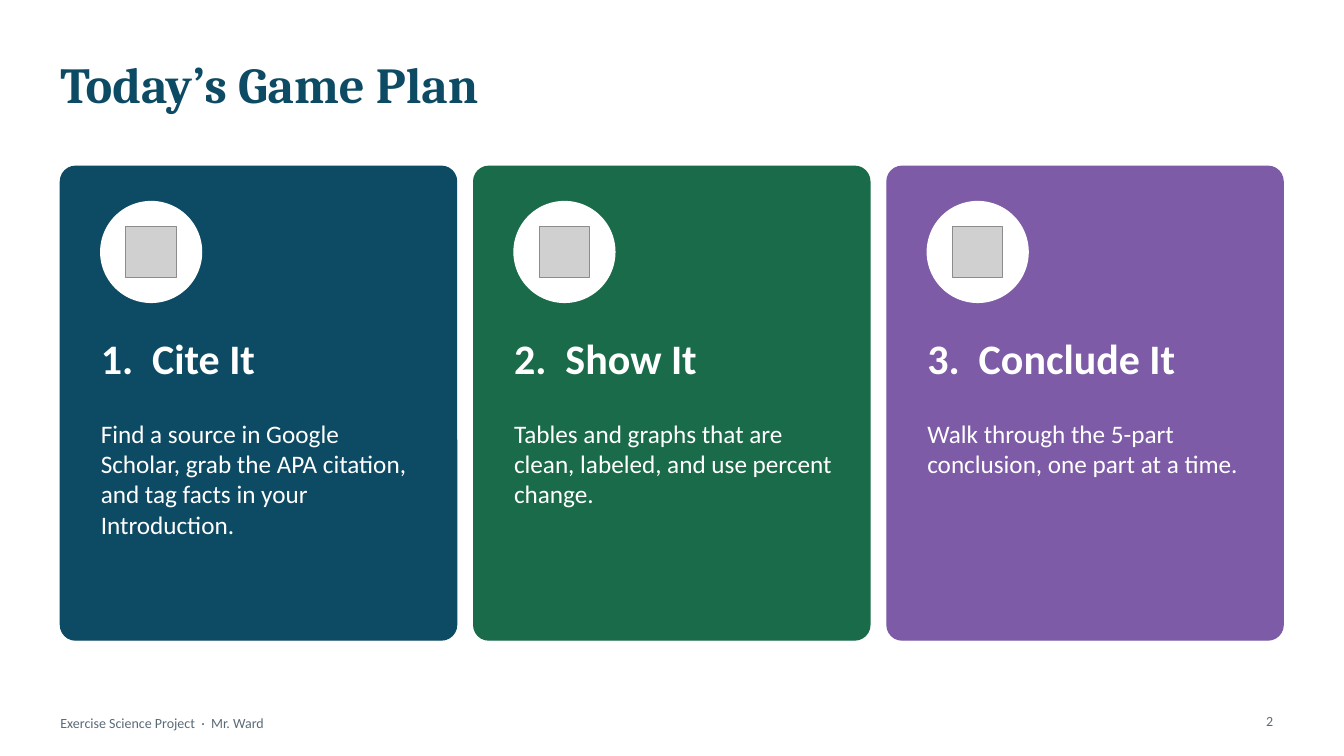
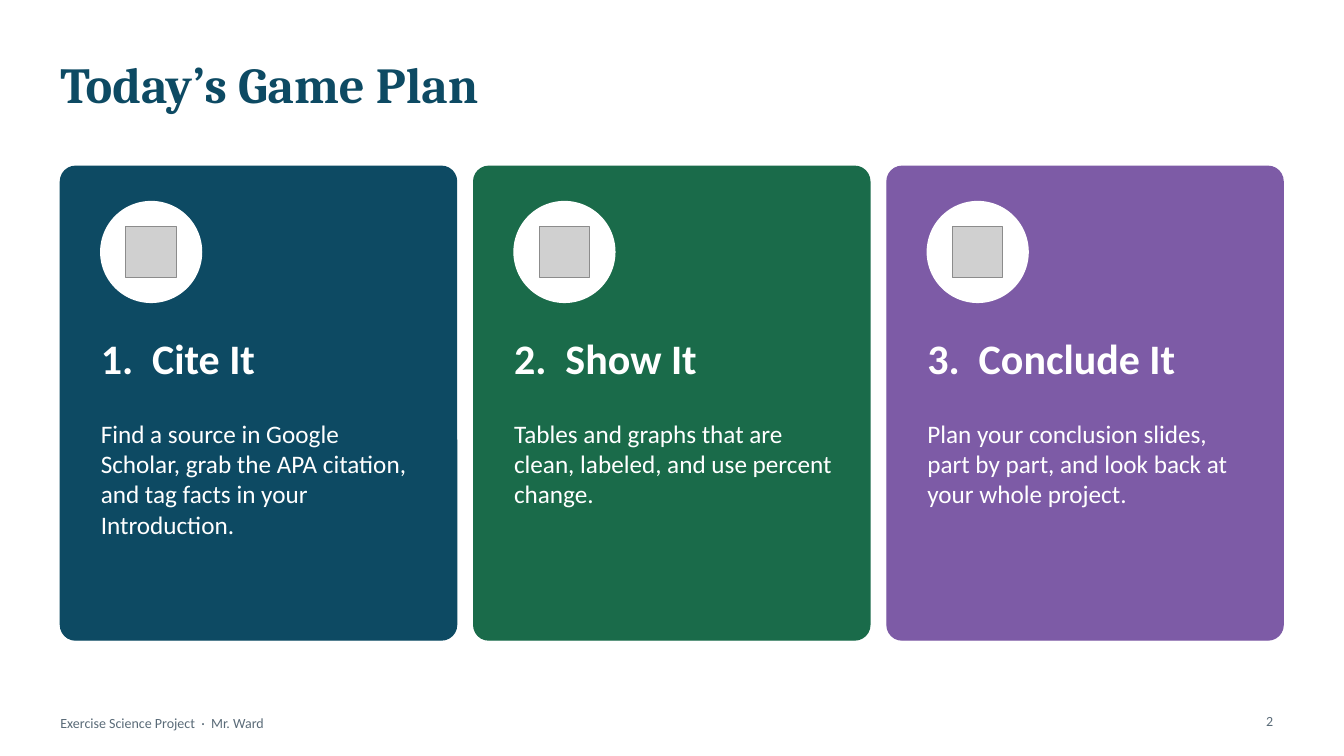
Before and after one commit to rward-prog/tri-1-7thgrade-project, a slide deck: slide 2 of files/Intro_and_Conclusion_Guide.pptx. Drawn at 1344x756 pixels with LibreOffice and Linux fonts; fonts in the diff are those of the drawing; grey boxes stand for pictures. Boxes give left, top, right and bottom in pixels: in the first picture for what was removed or moved away, otherwise in the second. Text is boxed around its words. In the diff, an @@ line names an element or a change of style, - is before the commit and + after.

```diff
--- a/files/Intro_and_Conclusion_Guide.pptx
+++ b/files/Intro_and_Conclusion_Guide.pptx
@@ text at (927, 425, 1227, 508): text changed @@
-Walk through the 5-part conclusion, one part at a time.
+Plan your conclusion slides, part by part, and look back at your whole project.
```
Also in this commit, not shown: 4 other slides changed, 5 slides added, 5 slides removed, 20 other files.
